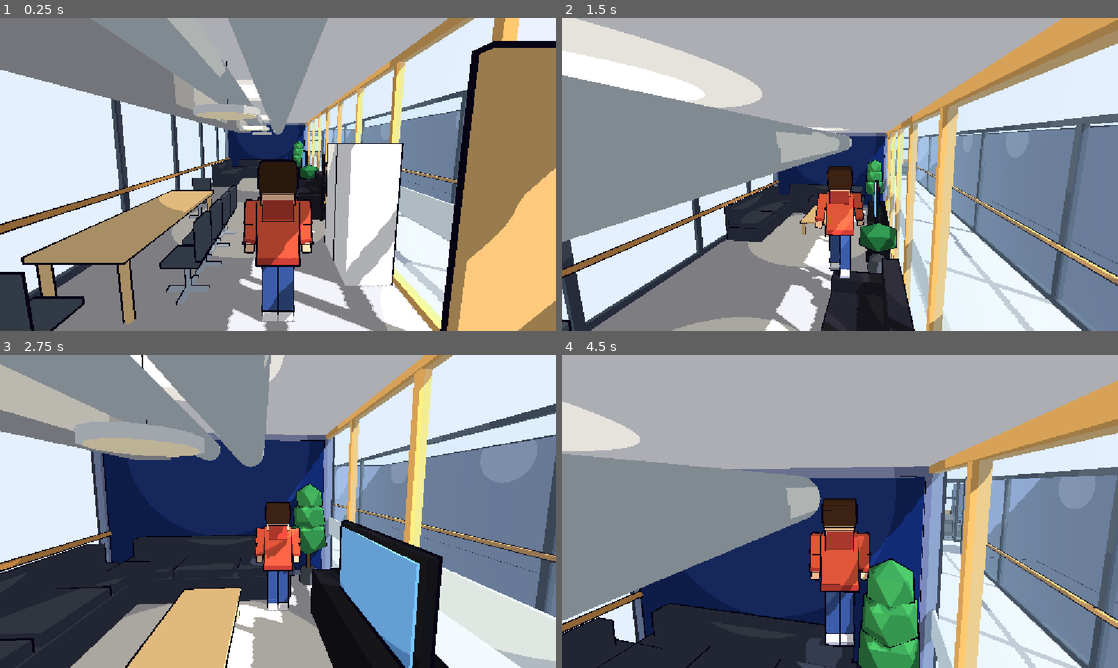
Above: before the commit, frames 1-4 (two rows, left to right).
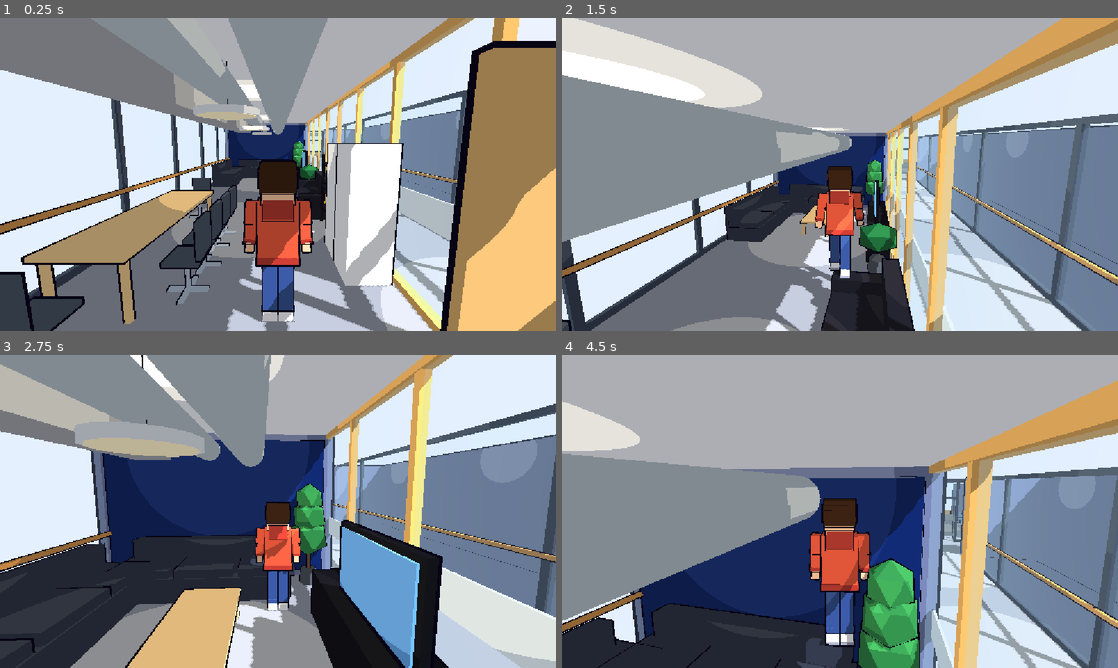
Above: after the commit, the same moments.

Repository: AJC0520/student_game
Game: Godot game, scene res://scenes/main.tscn
Two runs of this game, one before a commit and one after it. Both use one fixed random seed, a clock stepped at 60 frames per second and the inputs below.
Inputs (mouse positions are in pixels of both pictures, inside the frame that each line leads up to):
- Up to frame 1 (0.25 s): no input
- Up to frame 2 (1.5 s): tap Enter at 0.5 s; move the mouse to (867, 174) at 0.52 s; hold Shift (sprint) 0.53-1.28 s; hold W (move_forward) from 0.53 s (still down); tap Space (jump) at 0.77 s; move the mouse to (812, 174) at 1.27 s; tap Shift (sprint) at 1.35 s
- Up to frame 3 (2.75 s): keep holding W (move_forward); tap Space (jump) at 1.52 s; move the mouse to (289, 505) at 2.02 s; hold Shift (sprint) from 2.03 s (still down)
- Up to frame 4 (4.5 s): keep holding W (move_forward); move the mouse to (834, 517) at 2.77 s; release Shift (sprint) at 2.78 s; tap Shift (sprint) at 2.85, 4.35 s; tap Space (jump) at 3.02, 3.77 s; move the mouse to (878, 514) at 3.52 s; hold Shift (sprint) 3.53-4.28 s; move the mouse to (795, 508) at 4.27 s

The runs differ from the first frame. In frame 1, 4.7% of the frame differs, in the area x 30-81%, y 46-100%; in frame 2, 5.1%; in frame 3, 5.3%, in the area x 12-94%, y 58-100%; in frame 4, 1.7%.

Commit message:
style(level): use lighter polished floor for hall and online room
Hall and Online floor tints now use the FloorPolished material, which is also lightened.

Diff:
--- a/godot_project/assets/material_colors.json
+++ b/godot_project/assets/material_colors.json
@@ -195,9 +195,9 @@
   0.7
  ],
  "Toon_FloorPolished": [
-  0.36,
-  0.38,
-  0.43
+  0.56,
+  0.58,
+  0.63
  ],
  "Toon_Fridge": [
   0.93,
--- a/godot_project/scripts/material_colors.gd
+++ b/godot_project/scripts/material_colors.gd
@@ -40,7 +40,7 @@
 	"Toon_Eye": Color(0.1, 0.1, 0.14),
 	"Toon_FloorHall": Color(0.8, 0.82, 0.9),
 	"Toon_FloorLino": Color(0.68, 0.68, 0.7),
-	"Toon_FloorPolished": Color(0.36, 0.38, 0.43),
+	"Toon_FloorPolished": Color(0.56, 0.58, 0.63),
 	"Toon_Fridge": Color(0.93, 0.94, 0.96),
 	"Toon_Frost": Color(0.93, 0.95, 0.97),
 	"Toon_Glass": Color(0.65, 0.85, 0.95),
Binary file changed: godot_project/assets/a4_blockout.glb
Not shown, changed: blender_assets/build_scripts/blockout4.py
Not shown, changed: blender_assets/build_scripts/blockout4_pre_online2.py
Not shown, changed: blender_assets/build_scripts/online_block.py
